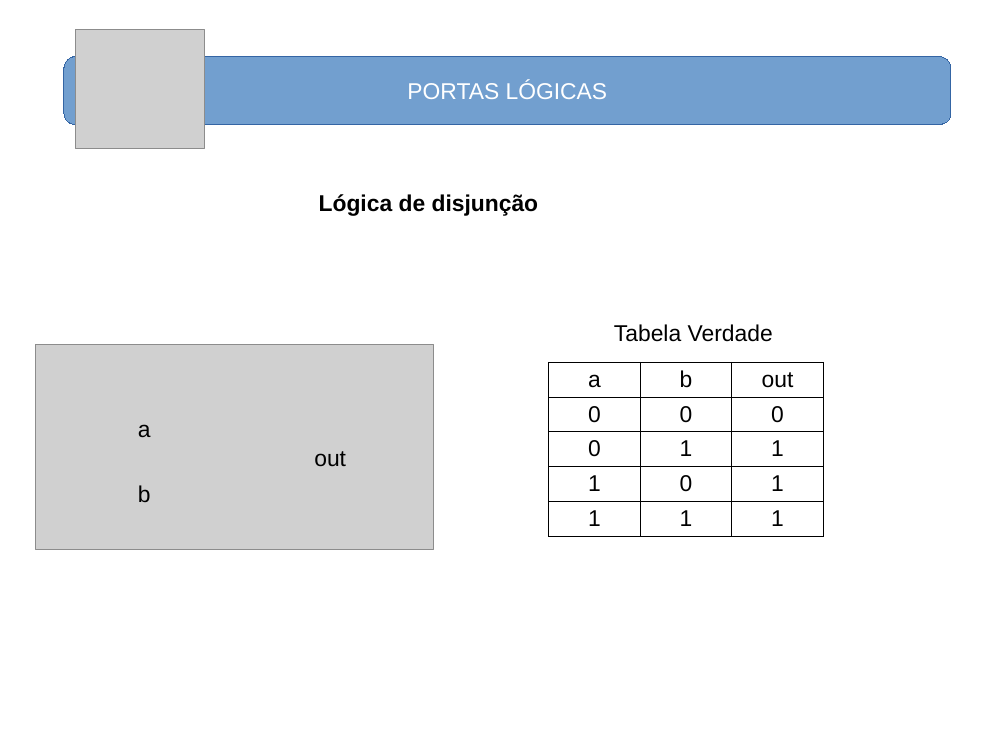
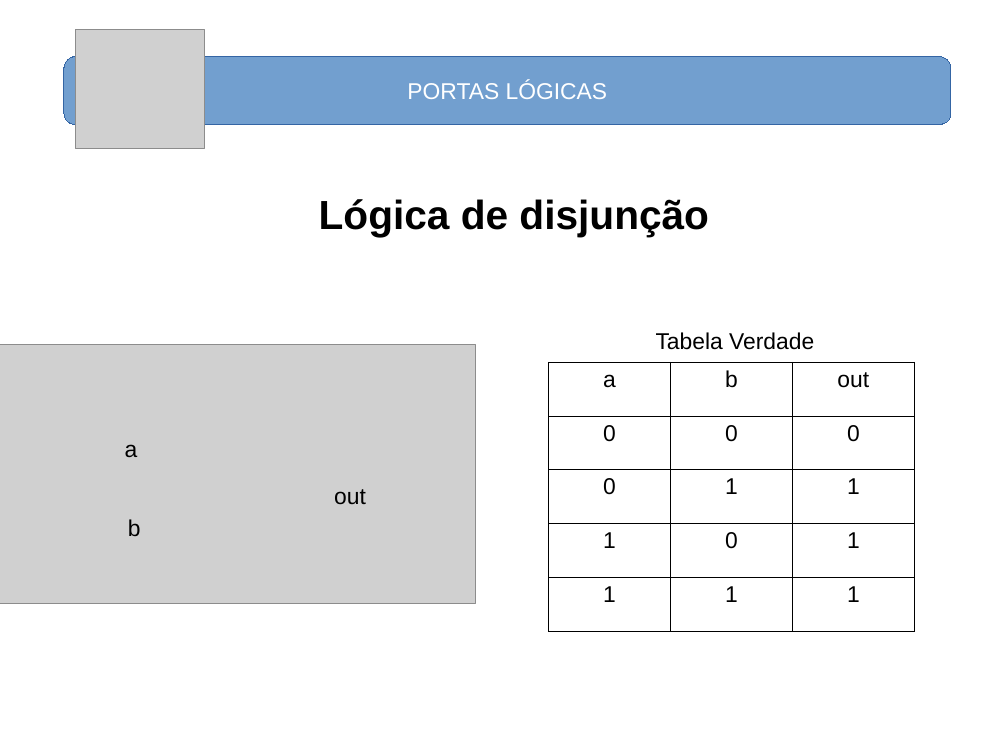
Before and after one commit to nelsoncsc/basicSV, a slide deck: slide 13 of docs/basicSV.odp. Drawn at 1008x756 pixels with LibreOffice and Linux fonts; fonts in the diff are those of the drawing; grey boxes stand for pictures. Boxes give left, top, right and bottom in pixels: in the first picture for what was removed or moved away, otherwise in the second. Text is boxed around its words. In the diff, an @@ line names an element or a change of style, - is before the commit and + after.

```diff
--- a/docs/basicSV.odp
+++ b/docs/basicSV.odp
@@ text "Lógica de disjunção" at (319, 199, 709, 236): size 18 to 32 pt @@
@@ text "Tabela Verdade": place and size @@
-text "Tabela Verdade" at (614, 324, 773, 342)
+text "Tabela Verdade" at (656, 332, 814, 350)
@@ picture: place and size @@
-picture at (36, 345, 434, 550)
+picture at (0, 345, 476, 604)
@@ table: place and size @@
-table at (549, 362, 823, 537)
+table at (549, 362, 914, 631)
@@ text "a": place and size @@
-text "a" at (138, 424, 151, 437)
+text "a" at (125, 444, 138, 457)
@@ text "out": place and size @@
-text "out" at (314, 451, 346, 467)
+text "out" at (334, 489, 366, 505)
@@ text "b": place and size @@
-text "b" at (138, 485, 151, 502)
+text "b" at (128, 519, 141, 536)
```
Also in this commit, not shown: 39 other slides changed, 11 slides added, 3 slides removed, 12 other files.
